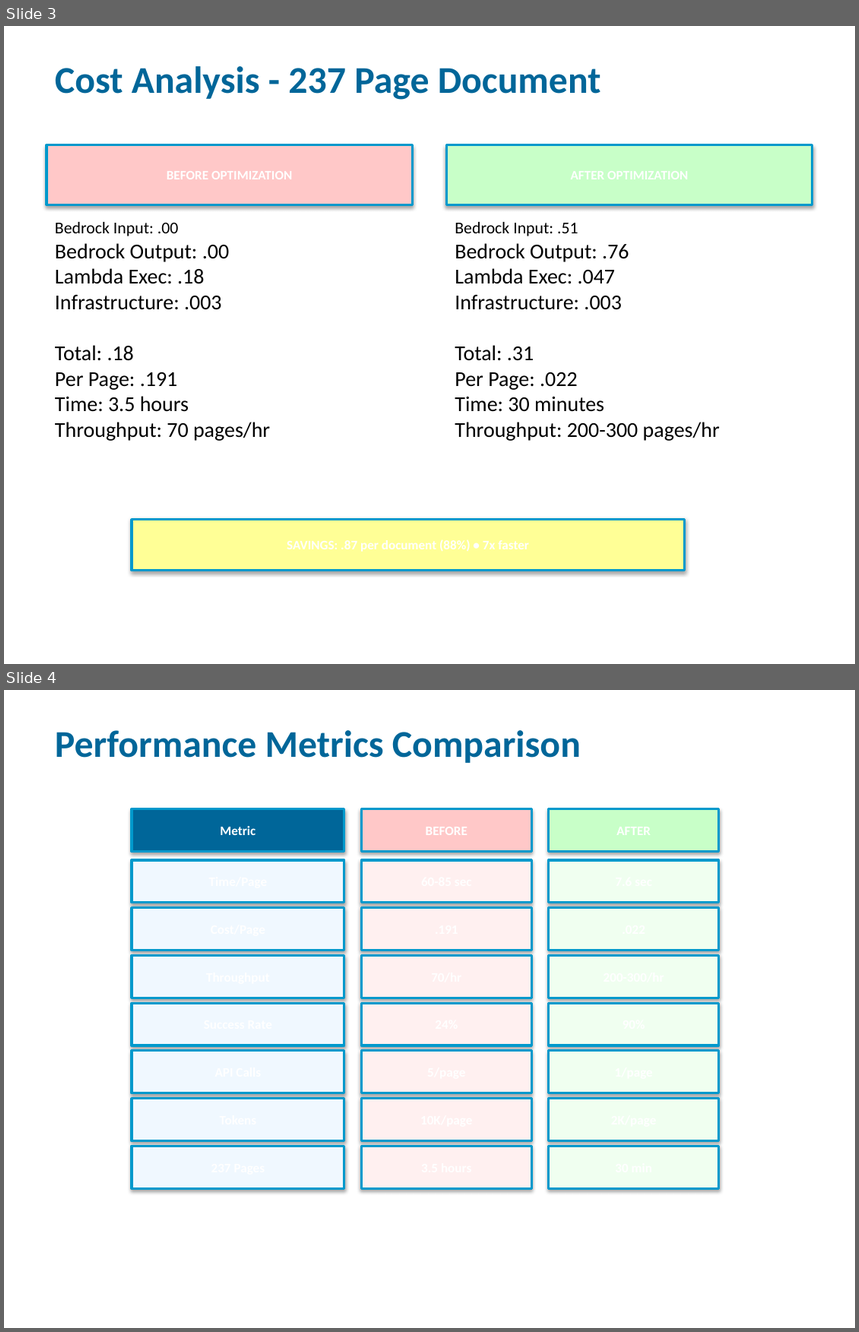
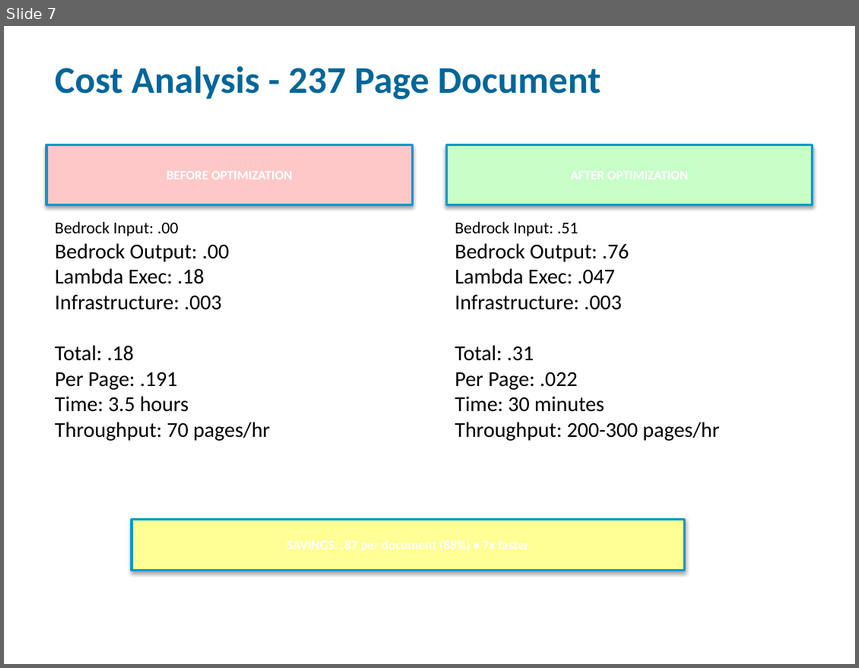
Before and after one commit to cmccar09/HealthAI, a slide deck: HealthAI_Architecture_Costs_Performance.pptx. Shown one above the other, each under a label of ours: slides 3 and 4 before the commit, slide 7 after it. The pictures are 859x1332 and 859x668 pixels, drawn with LibreOffice and Linux fonts; fonts in the diff are those of the drawing. Boxes give left, top, right and bottom in pixels: in the first picture for what was removed or moved away, otherwise in the second. Text is boxed around its words. In the diff, an @@ line names an element or a change of style, - is before the commit and + after.

```diff
--- a/HealthAI_Architecture_Costs_Performance.pptx
+++ b/HealthAI_Architecture_Costs_Performance.pptx
@@ slide 4 removed at [4, 690, 855, 1328], background #FFFFFF @@
@@ text removed at [55, 730, 581, 763] @@
-Performance Metrics Comparison
@@ rectangle removed at [132, 809, 344, 852] @@
-Metric
@@ rectangle removed at [361, 809, 531, 852] @@
-BEFORE
@@ rectangle removed at [549, 809, 719, 852] @@
@@ rectangle removed at [132, 860, 344, 903] @@
@@ rectangle removed at [361, 860, 531, 903] @@
@@ rectangle removed at [549, 860, 719, 903] @@
@@ rectangle removed at [132, 908, 344, 951] @@
@@ rectangle removed at [361, 908, 531, 951] @@
@@ rectangle removed at [549, 908, 719, 951] @@
@@ rectangle removed at [132, 955, 344, 998] @@
@@ rectangle removed at [361, 955, 531, 998] @@
@@ rectangle removed at [549, 955, 719, 998] @@
@@ rectangle removed at [132, 1003, 344, 1046] @@
@@ rectangle removed at [361, 1003, 531, 1046] @@
@@ rectangle removed at [549, 1003, 719, 1046] @@
@@ rectangle removed at [132, 1051, 344, 1094] @@
@@ rectangle removed at [361, 1051, 531, 1094] @@
@@ rectangle removed at [549, 1051, 719, 1094] @@
@@ rectangle removed at [132, 1099, 344, 1141] @@
@@ rectangle removed at [361, 1099, 531, 1141] @@
@@ rectangle removed at [549, 1099, 719, 1141] @@
@@ rectangle removed at [132, 1146, 344, 1189] @@
@@ rectangle removed at [361, 1146, 531, 1189] @@
@@ rectangle removed at [549, 1146, 719, 1189] @@
@@ what was slide 3 is now slide 7 @@
```
Also in this commit, not shown: 3 slides changed, 3 slides added, 4 other slides removed, 7 other files.
